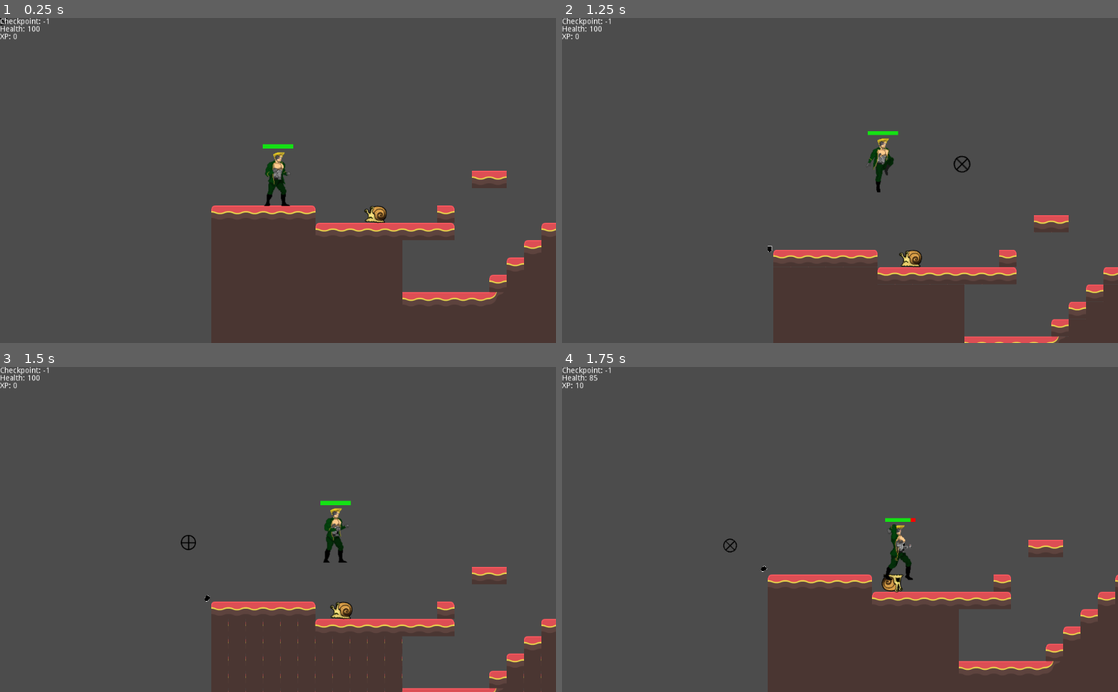
Above: before the commit, frames 1-4 (two rows, left to right).
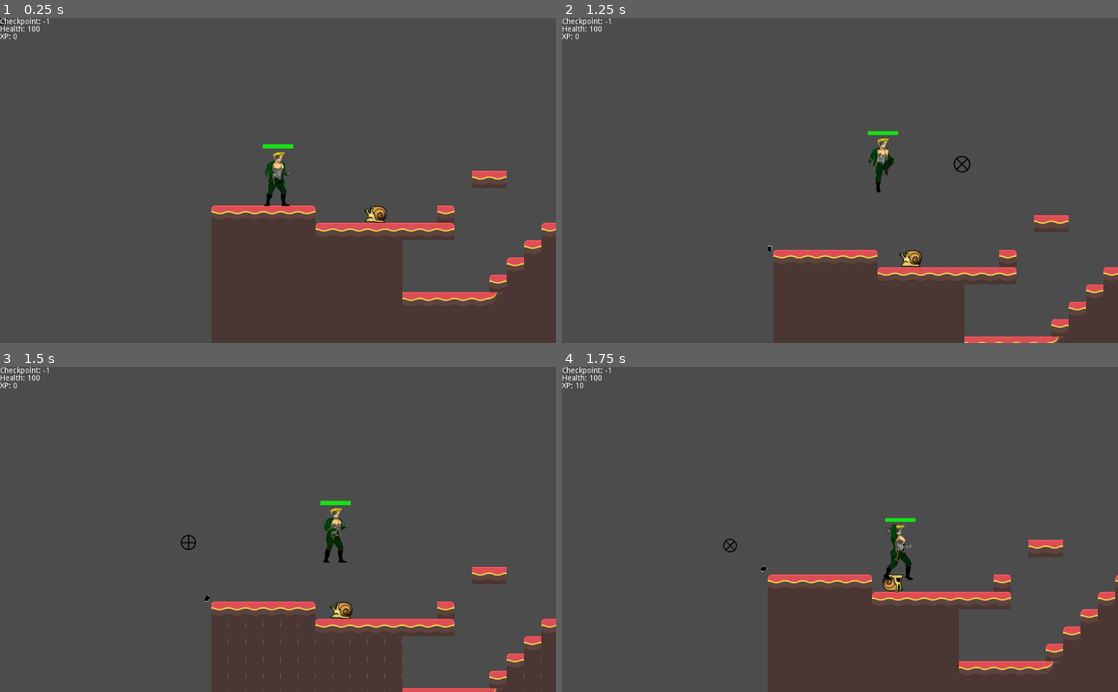
Above: after the commit, the same moments.

Repository: jfdoming/Project-B
Game: Godot game, scene res://scenes/Level2.tscn
Two runs of this game, one before a commit and one after it. Both use one fixed random seed, a clock stepped at 60 frames per second and the inputs below. This scene is started directly instead of the project's main scene.
Inputs (mouse positions are in pixels of both pictures, inside the frame that each line leads up to):
- Up to frame 1 (0.25 s): no input
- Up to frame 2 (1.25 s): move the mouse to (962, 164) at 0.52 s; hold Right (ui_right) from 0.53 s (still down); click (962, 164) at 0.6 s; tap Space (ui_select) at 0.77 s
- Up to frame 3 (1.5 s): keep holding Right (ui_right); move the mouse to (166, 545) at 1.27 s; tap F (fire_chest) at 1.35 s
- Up to frame 4 (1.75 s): keep holding Right (ui_right); tap Space (ui_select) at 1.52 s

Frames 1-3 are identical in both runs. In frame 4, 0.1% of the frame differs, in the area x 5-64%, y 2-70%.

Commit message:
Fixed BasicEnemy kill logic & adjusted stomp kill area size

Diff:
--- a/layout_elements/BasicEnemy.gd
+++ b/layout_elements/BasicEnemy.gd
@@ -18,7 +18,7 @@
 func _on_StompDetector_body_entered(body):
 	if isDead == false:
 		if "Player" in body.name:
-			if body.global_position.y < get_node("StompDetector").global_position.y:
+			if body.jumping &&  body.global_position.y < get_node("StompDetector").global_position.y:
 				isDead = true
 				get_node("CollisionShape2D").disabled = true
 				$AnimatedSprite.play("dead")
--- a/layout_elements/BasicEnemy.tscn
+++ b/layout_elements/BasicEnemy.tscn
@@ -64,7 +64,7 @@
 } ]
 
 [sub_resource type="RectangleShape2D" id=10]
-extents = Vector2( 37.1691, 11.7584 )
+extents = Vector2( 38.603, 18.0036 )
 
 [node name="BasicEnemy" type="KinematicBody2D"]
 position = Vector2( 1.13205, -2.64147 )
@@ -100,7 +100,7 @@
 
 [node name="StompCollisionShape" type="CollisionShape2D" parent="StompDetector"]
 modulate = Color( 0.0745098, 0.0352941, 0.733333, 1 )
-position = Vector2( 55.3828, -64.1315 )
+position = Vector2( 56.0998, -69.5088 )
 z_index = 1
 shape = SubResource( 10 )
 [connection signal="screen_entered" from="VisibilityEnabler2D" to="." method="_on_VisibilityEnabler2D_screen_entered"]
--- a/layout_elements/Gregory.tscn
+++ b/layout_elements/Gregory.tscn
@@ -72,13 +72,6 @@
 [node name="Timer" type="Timer" parent="."]
 wait_time = 3.322
 one_shot = true
-
-[node name="InvulnTimer" type="Timer" parent="."]
-wait_time = 2.0
-one_shot = true
-
-[node name="InvulnFlickerTime" type="Timer" parent="."]
-wait_time = 0.1
 [connection signal="health" from="." to="HealthBar" method="_on_Player_health"]
 [connection signal="screen_entered" from="VisibilityEnabler2D" to="." method="_on_VisibilityEnabler2D_screen_entered"]
 [connection signal="screen_exited" from="VisibilityEnabler2D" to="." method="_on_VisibilityEnabler2D_screen_exited"]
--- a/scenes/Level2.tscn
+++ b/scenes/Level2.tscn
@@ -234,7 +234,7 @@
 position = Vector2( 2510.28, 429.705 )
 
 [node name="Gregory" parent="." instance=ExtResource( 5 )]
-position = Vector2( 1896.96, 409.205 )
+position = Vector2( 1893.27, 409.205 )
 
 [node name="Sidescroller" parent="." instance=ExtResource( 2 )]
 position = Vector2( -290.196, 176.148 )
